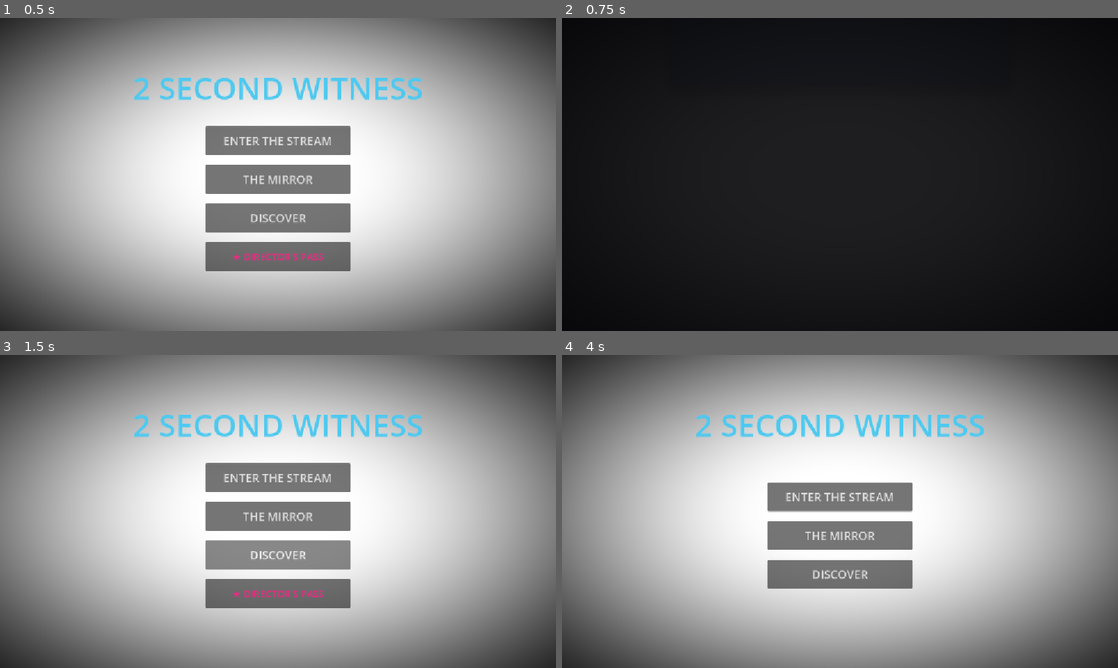
Above: before the commit, frames 1-4 (two rows, left to right).
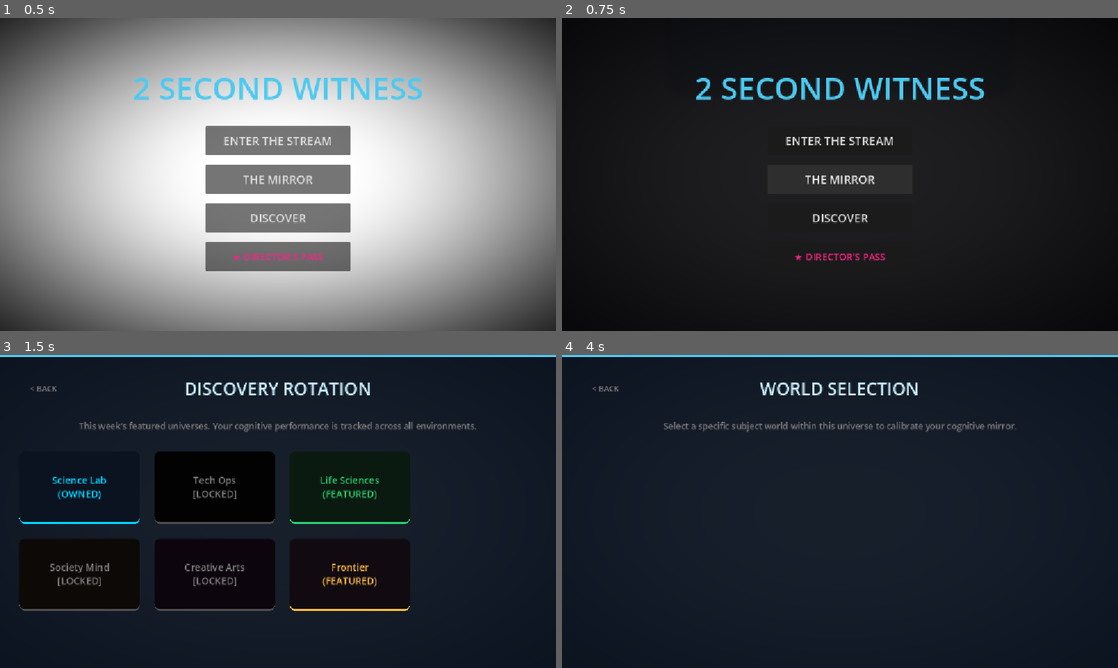
Above: after the commit, the same moments.

Repository: ITTYBITTYBITES/2-second-witness-mobile
Game: Godot game, scene res://MainShell.tscn
Two runs of this game, one before a commit and one after it. Both use one fixed random seed, a clock stepped at 60 frames per second and the inputs below.
Inputs (mouse positions are in pixels of both pictures, inside the frame that each line leads up to):
- Up to frame 1 (0.5 s): no input
- Up to frame 2 (0.75 s): click "THE MIRROR" at 0.5 s
- Up to frame 3 (1.5 s): click (278, 555) at 1.25 s, where only the run after the commit has a clickable "DISCOVER"
- Up to frame 4 (4 s): click (840, 592) at 2 s, where only the run before the commit has a clickable "★ DIRECTOR'S PASS"; click (878, 567) at 2.75 s, where only the run before the commit has a clickable "REMOVE ADS ($7.99)"; click (840, 477) at 3.5 s, where only the run before the commit has a clickable "ENTER THE STREAM"

Frame 1 is identical in both runs. In frame 2, 2.6% of the frame differs, in the area x 24-77%, y 19-78%; in frame 3, 100%; in frame 4, 100%, in the area x 0-100%, y 0-100%.
Error after the commit: Invalid assignment of property or key 'text' with value of type 'String' on a base object of type 'Nil'. (res://scripts/ui/screens/WorldSelectScreen.gd:14)

Commit message:
feat: enforce clean 3-layer UI decoupling by instancing PlayerProfileScreen once under HUDRoot in ModalWindowManager, eliminating scene_shift crossover to permanently establish the Cognitive Mirror as a persistent global HUD utility

Diff:
--- a/app/scripts/NavigationRouter.gd
+++ b/app/scripts/NavigationRouter.gd
@@ -99,8 +99,8 @@
 
 	btn_mirror.pressed.connect(func():
 		AudioManager.play_sfx("ui_click")
-		if InteractionKernel: InteractionKernel.commit_intent({"type": "scene_shift", "target": "PlayerProfileScreen"})
-		else: _on_profile_requested()
+		if InteractionKernel: InteractionKernel.commit_intent({"type": "toggle_utility", "utility_id": "mirror"})
+		else: if ModalWindowManager: ModalWindowManager.toggle_utility("mirror")
 	)
 
 	active_gameplay_hud.add_child(btn_leave)
@@ -129,23 +129,7 @@
 	print("STEP 4: SPAWN CALL COMPLETED")
 
 func _on_profile_requested():
-	print("[ROUTER] Profile requested. Opening Cognitive Mirror.")
-	if active_landing_screen:
-		active_landing_screen.hide_screen()
-	if ModalWindowManager: ModalWindowManager.pop_all_modals()
-
-	var profile_scene = load("res://scenes/ui/screens/PlayerProfileScreen.tscn")
-	if profile_scene:
-		active_secondary_screen = profile_scene.instantiate()
-		if ModalWindowManager:
-			ModalWindowManager.push_modal(active_secondary_screen, true)
-		else:
-			var ui_layer = get_tree().root.get_node_or_null("MainShell/UILayer/NavigationUI")
-			if not ui_layer: ui_layer = get_tree().root.get_node_or_null("MainShell/UILayer")
-			if ui_layer: ui_layer.add_child(active_secondary_screen)
-
-		if active_secondary_screen.has_signal("return_requested"):
-			active_secondary_screen.return_requested.connect(show_landing_screen)
+	if ModalWindowManager: ModalWindowManager.toggle_utility("mirror")
 
 func _on_discover_requested():
 	print("[ROUTER] Discovery requested. Opening Weekly Featured Screen.")
@@ -231,7 +215,7 @@
 
 		var cascade_scene = load("res://scenes/scenarios/" + _snake_to_pascal(cascade_scene_name) + ".tscn")
 		if cascade_scene == null:
-			cascade_scene = preload("res://scenes/scenarios/MemoryCascade.tscn")
+			cascade_scene = legacy_cascade_scene
 
 		var cascade = cascade_scene.instantiate()
 
@@ -247,6 +231,8 @@
 	else:
 		print("[ROUTER] Unknown routing event: ", event)
 
+var legacy_cascade_scene = preload("res://scenes/scenarios/MemoryCascade.tscn")
+
 func _snake_to_pascal(snake: String) -> String:
 	var parts = snake.split("_")
 	var result = ""
--- a/app/scripts/system/InteractionKernel.gd
+++ b/app/scripts/system/InteractionKernel.gd
@@ -4,8 +4,6 @@
 # PRODUCT: 2 Second Witness
 # SINGLE MINIMAL INTERACTION KERNEL (PROVENANCE-CONSISTENT)
 # ---------------------------------------------------------
-# Compresses Arbiter, Ledger, Epoch, and Idempotency into a single
-# deterministic reduction system for non-deterministic event emission graphs.
 
 enum UIState { HIDDEN, PASSIVE_VISIBLE, MODAL_ACTIVE, TRANSITIONAL_LOCK }
 enum InputModality { POINTER, FOCUS }
@@ -13,7 +11,6 @@
 signal ui_lock_state_changed(is_blocking: bool)
 signal epoch_resolved(epoch: int)
 
-# --- 1. ARBITER DOMAIN (Input Filtering & Modality Locks) ---
 var _registered_panels: Dictionary = {}
 var _active_pointer_domains: Dictionary = {}
 var _active_focus_domains: Dictionary = {}
@@ -22,13 +19,11 @@
 var _active_transitions_count: int = 0
 var _mutation_scheduled: bool = false
 
-# --- 2. LEDGER DOMAIN (Mutation Serialization) ---
 var current_epoch: int = 0
 var _intent_buffer: Array[Dictionary] = []
 var _is_committing_side_effects: bool = false
 var _mutation_trace_log: Array[Dictionary] = []
 
-# --- 3. IDEMPOTENCY DOMAIN (Event Provenance Binding) ---
 var _last_pointer_event_hash: int = 0
 var _consumed_provenance_tokens: Dictionary = {}
 
@@ -36,9 +31,6 @@
 	BootTracer.log_init("InteractionKernel")
 	print("[INTERACTION KERNEL] Online. Enforcing event-origin consistency (1 physical input -> 1 consumable token).")
 
-# =========================================================
-# IDEMPOTENCY LAYER (Input Provenance Binding)
-# =========================================================
 func consume_provenance(event_id: String, event: InputEvent = null) -> bool:
 	if event != null:
 		_last_pointer_event_hash = hash(event.get_instance_id()) if event.has_method("get_instance_id") else event.hash()
@@ -52,9 +44,6 @@
 	if _consumed_provenance_tokens.size() > 500: _consumed_provenance_tokens.clear()
 	return true
 
-# =========================================================
-# ARBITER LAYER (Modality Exclusivity & Transition Locks)
-# =========================================================
 func register_panel(panel: Control, domain: String = "default", initial_state: int = UIState.HIDDEN, block_focus: bool = true):
 	if not is_instance_valid(panel): return
 	_registered_panels[panel] = {"domain": domain, "state": initial_state, "block_focus": block_focus}
@@ -145,9 +134,6 @@
 func is_ui_blocking() -> bool:
 	return _transitional_suppression_lock or not _active_pointer_domains.is_empty() or not _active_focus_domains.is_empty()
 
-# =========================================================
-# LEDGER LAYER (Deferred Command Bus & Re-entrancy Guard)
-# =========================================================
 func commit_intent(intent: Dictionary):
 	if _is_committing_side_effects:
 		print("[KERNEL WARNING] 0.0ms Tolerance Enforced. Suppressed re-entrant signal during active commit execution: ", intent.get("type", "UNKNOWN"))
@@ -175,7 +161,6 @@
 	var start_commit_usec = Time.get_ticks_usec()
 	print("[KERNEL LEDGER] Draining Command Buffer for Epoch ", current_epoch, " (Commands: ", current_commands.size(), ")")
 
-	# Guarantee no orphaned transition locks persist across command boundaries
 	_active_transitions_count = 0
 	_transitional_suppression_lock = false
 
@@ -204,7 +189,8 @@
 			var target = command.get("target", "")
 			if target == "LandingScreen": NavigationRouter.show_landing_screen()
 			elif target == "WeeklyFeaturedScreen": NavigationRouter._on_discover_requested()
-			elif target == "PlayerProfileScreen": NavigationRouter._on_profile_requested()
+		"toggle_utility":
+			if ModalWindowManager: ModalWindowManager.toggle_utility(command.get("utility_id", "mirror"))
 		"enter_stream": NavigationRouter._on_play_requested()
 		"play_universe": NavigationRouter._on_play_universe_requested(command.get("universe_id", "science_lab"))
 		"ad_resolved": if AdManager: AdManager.ad_finished.emit()
--- a/app/scripts/ui/ModalWindowManager.gd
+++ b/app/scripts/ui/ModalWindowManager.gd
@@ -2,12 +2,13 @@
 
 # ---------------------------------------------------------
 # PRODUCT: 2 Second Witness
-# UNIFIED MODAL WINDOW MANAGER (STACK OWNERSHIP GRAPH ONLY)
+# UNIFIED MODAL WINDOW MANAGER (UTILITY GRAPH CUSTODIAN)
 # ---------------------------------------------------------
 
 signal modal_stack_changed(active_modal: CanvasLayer)
 
 var _modal_stack: Array[CanvasLayer] = []
+var _instanced_modals: Dictionary = {}
 var _input_blocker: Control
 
 func _ready():
@@ -26,6 +27,36 @@
 	if not ui_layer: ui_layer = get_tree().root.get_node_or_null("MainShell/UILayer")
 	if ui_layer:
 		ui_layer.add_child(_input_blocker)
+
+func toggle_utility(utility_id: String):
+	if _instanced_modals.has(utility_id) and is_instance_valid(_instanced_modals[utility_id]):
+		var screen = _instanced_modals[utility_id]
+		if _modal_stack.has(screen):
+			pop_modal(screen)
+		else:
+			push_modal(screen, true)
+		return
+
+	var scene_path = ""
+	if utility_id == "mirror": scene_path = "res://scenes/ui/screens/PlayerProfileScreen.tscn"
+	elif utility_id == "store": scene_path = "res://scenes/ui/screens/MonetizationGate.tscn"
+
+	if scene_path == "": return
+
+	var scene = load(scene_path)
+	if not scene: return
+
+	var screen = scene.instantiate()
+	_instanced_modals[utility_id] = screen
+
+	var hud_root = get_tree().root.get_node_or_null("MainShell/UILayer/HUDRoot")
+	if not hud_root: hud_root = get_tree().root.get_node_or_null("MainShell/UILayer")
+	if hud_root: hud_root.add_child(screen)
+
+	if screen.has_signal("return_requested"):
+		screen.return_requested.connect(func(): pop_modal(screen))
+
+	push_modal(screen, true)
 
 func push_modal(screen: CanvasLayer, is_modal: bool = true):
 	if _modal_stack.has(screen): return
@@ -59,7 +90,10 @@
 			if not panel: panel = target.get_node_or_null("PanelContainer")
 			if panel: InteractionKernel.unregister_panel(panel)
 
-		if is_instance_valid(target) and target.is_inside_tree():
+		# Do not free persistent HUDRoot utilities like Mirror; toggle visible instead
+		if _instanced_modals.values().has(target):
+			target.visible = false
+		elif is_instance_valid(target) and target.is_inside_tree():
 			target.queue_free()
 
 	_arbitrate_input_zoning(_modal_stack.size() > 0)
--- a/app/scripts/ui/screens/LandingScreen.gd
+++ b/app/scripts/ui/screens/LandingScreen.gd
@@ -34,7 +34,7 @@
 	print("SIGNAL PRESSED: BtnProfile")
 	print("BUTTON PRESSED: BtnProfile")
 	if InteractionKernel and not InteractionKernel.consume_provenance("BtnProfile", null): return
-	if InteractionKernel: InteractionKernel.commit_intent({"type": "scene_shift", "target": "PlayerProfileScreen"})
+	if InteractionKernel: InteractionKernel.commit_intent({"type": "toggle_utility", "utility_id": "mirror"})
 	else: profile_requested.emit()
 
 func _on_discover_pressed():
